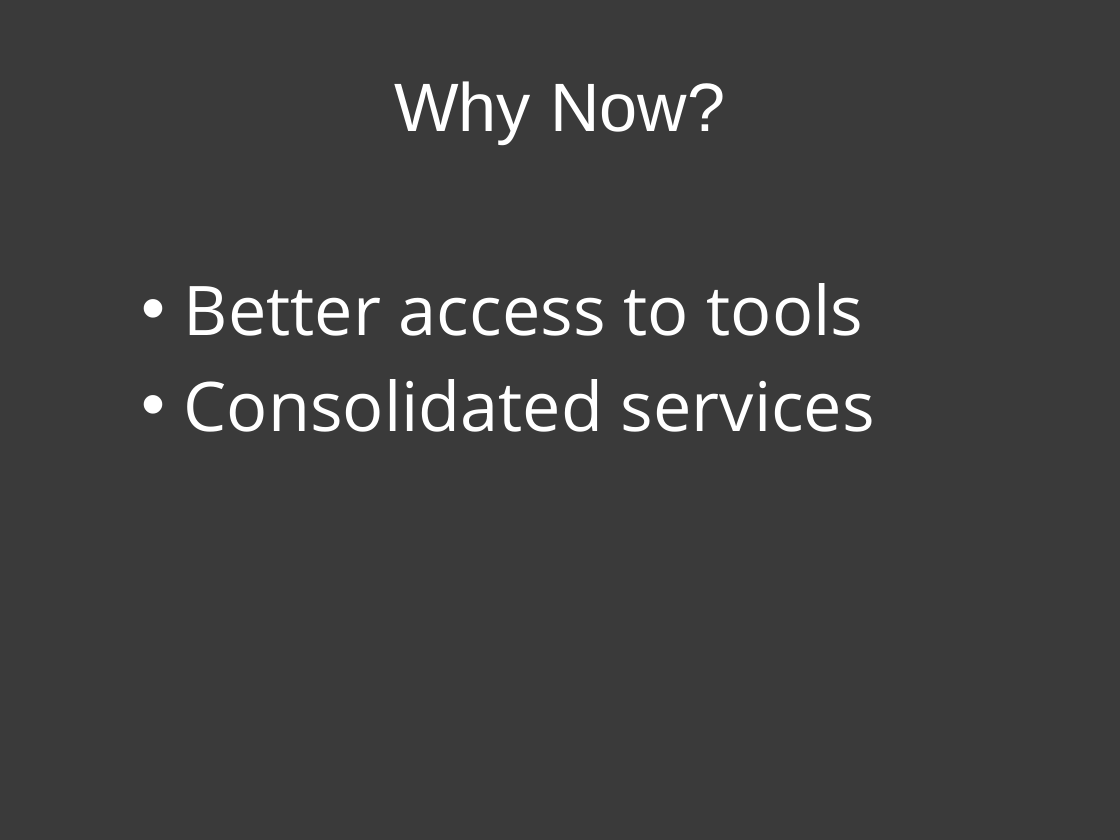
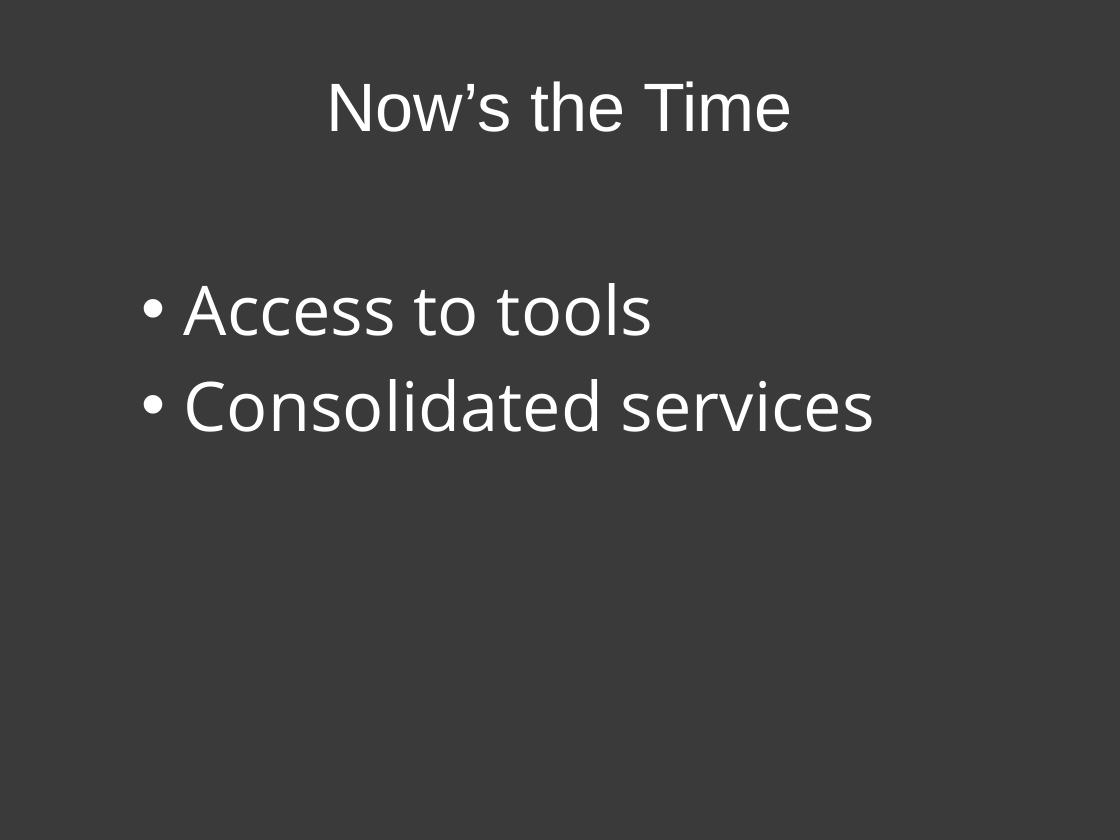
Before and after one commit to patik/code-sprint, a slide deck: slide 5 of code-sprint.pptx. Drawn at 1120x840 pixels with LibreOffice and Linux fonts; fonts in the diff are those of the drawing. Boxes give left, top, right and bottom in pixels: in the first picture for what was removed or moved away, otherwise in the second. Text is boxed around its words. In the diff, an @@ line names an element or a change of style, - is before the commit and + after.

```diff
--- a/code-sprint.pptx
+++ b/code-sprint.pptx
@@ title at (326,81,793,132): text changed @@
-Why Now?
+Now’s the Time
@@ text at (184,283,654,336): text changed @@
-• Better access to tools
+• Access to tools
```
Also in this commit, not shown: 14 other slides changed, 1 other file.
